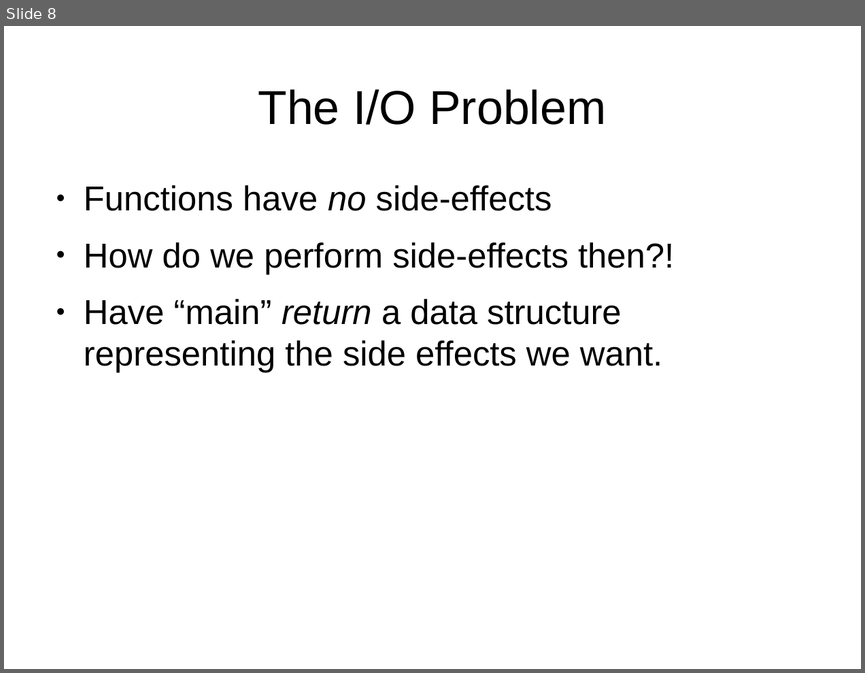
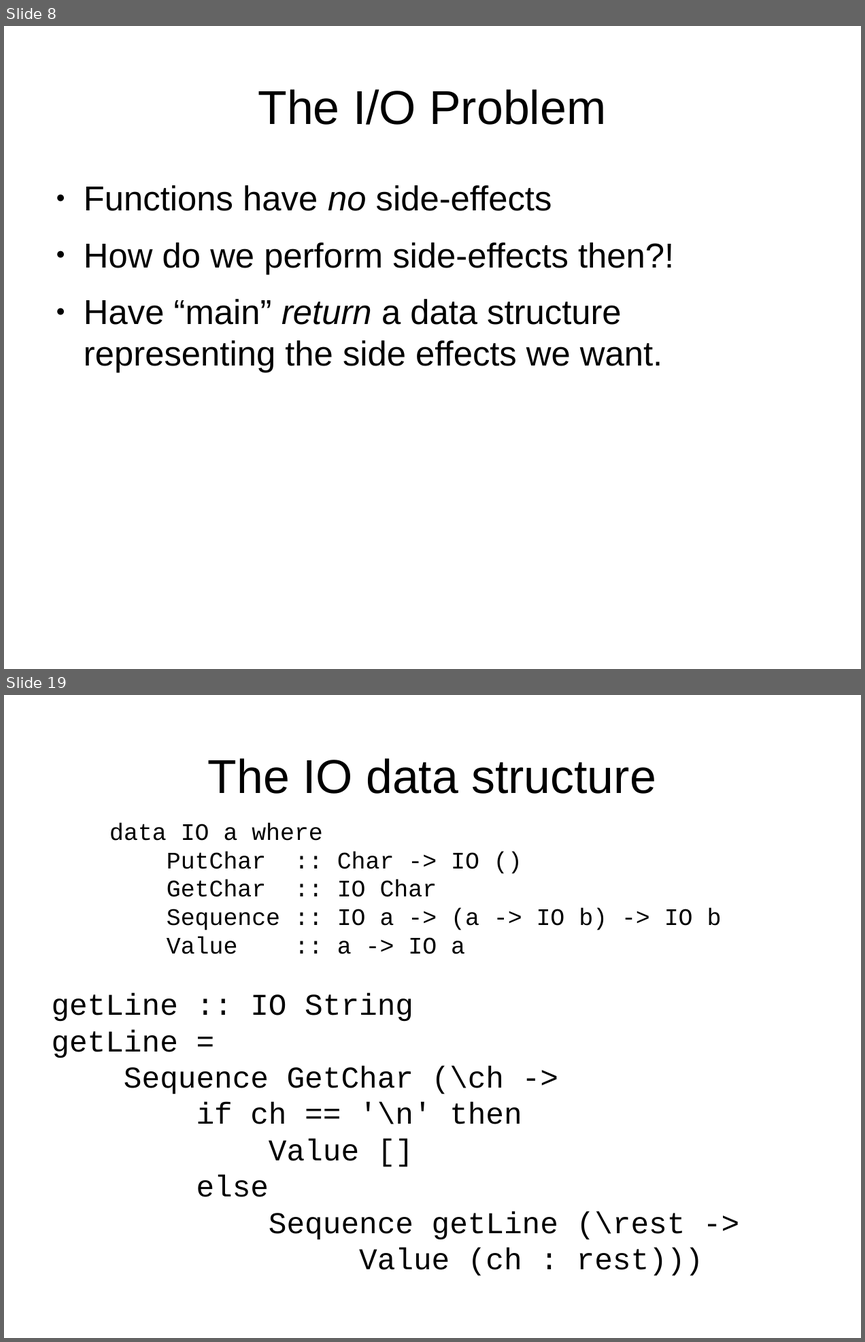
Before and after one commit to luqui/luqui-misc, a slide deck: work/present/monads/monads.odp. Shown one above the other, each under a label of ours: slide 8 before the commit, slides 8 and 19 after it; the slides between them are not shown. The pictures are 865x673 and 865x1342 pixels, drawn with LibreOffice and Linux fonts; fonts in the diff are those of the drawing. Boxes give left, top, right and bottom in pixels: in the first picture for what was removed or moved away, otherwise in the second. Text is boxed around its words. In the diff, an @@ line names an element or a change of style, - is before the commit and + after.

```diff
--- a/work/present/monads/monads.odp
+++ b/work/present/monads/monads.odp
@@ slide 19 added at (x1=4, y1=695, x2=861, y2=1338), background #FFFFFF @@
@@ title added at (x1=208, y1=758, x2=656, y2=794), 44 pt, text #000000 @@
+The IO data structure
@@ text added at (x1=109, y1=823, x2=721, y2=954), 22 pt, text #000000 @@
+data IO a where
+PutChar :: Char -> IO ()
+GetChar :: IO Char
+Sequence :: IO a -> (a -> IO b) -> IO b
+Value :: a -> IO a
@@ text added at (x1=52, y1=994, x2=703, y2=1276), 28 pt, text #000000 @@
+getLine :: IO String
+getLine =
+Sequence GetChar (\ch ->
+if ch == '\n' then
+Value []
+else
+Sequence getLine (\rest ->
+Value (ch : rest)))
```
Also in this commit, not shown: 5 slides changed, 7 other slides added, 1 other file.
